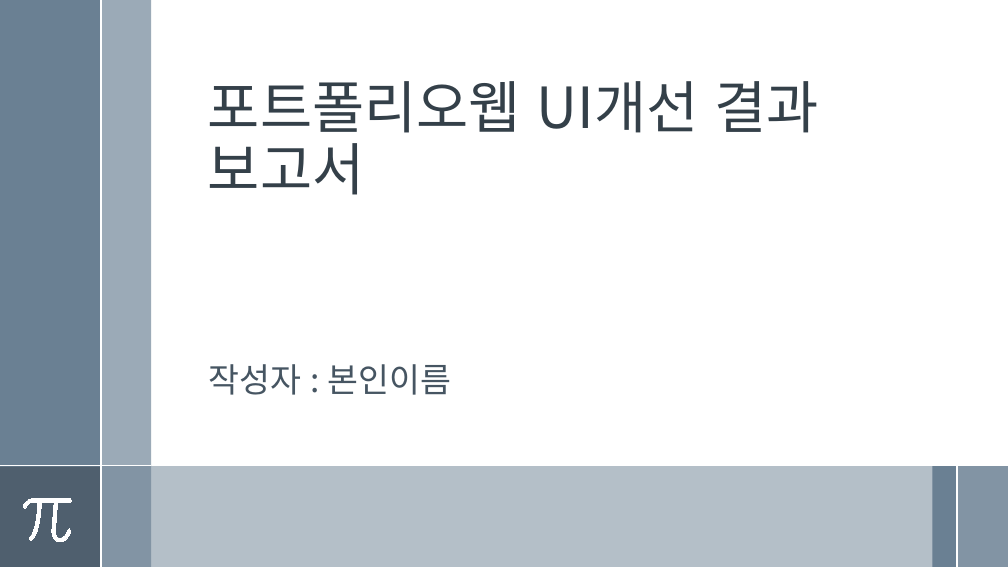
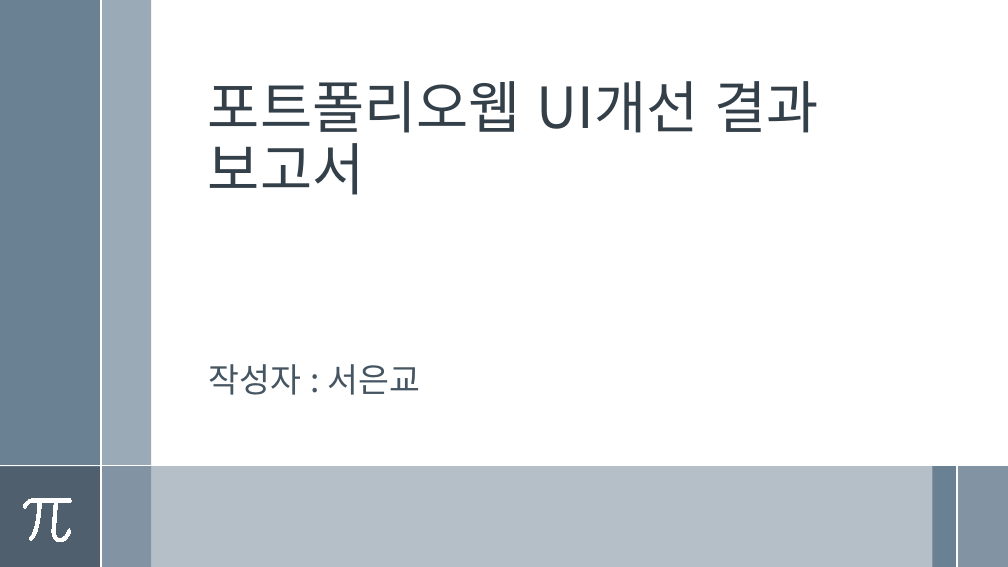
Before and after one commit to eun-gyo/Port, a slide deck: slide 1 of images/포트폴리오웹 UI개선 결과.pptx. Drawn at 1008x567 pixels with LibreOffice and Linux fonts; fonts in the diff are those of the drawing. Boxes give left, top, right and bottom in pixels: in the first picture for what was removed or moved away, otherwise in the second. Text is boxed around its words. In the diff, an @@ line names an element or a change of style, - is before the commit and + after.

Commit message:
미완성 포트폴리오 2번째 업로드 08.09

```diff
--- a/images/포트폴리오웹 UI개선 결과.pptx
+++ b/images/포트폴리오웹 UI개선 결과.pptx
@@ subtitle at bbox=[208, 364, 421, 395]: text changed @@
-작성자 : 본인이름
+작성자 : 서은교
```
Also in this commit, not shown: 5 other files.
